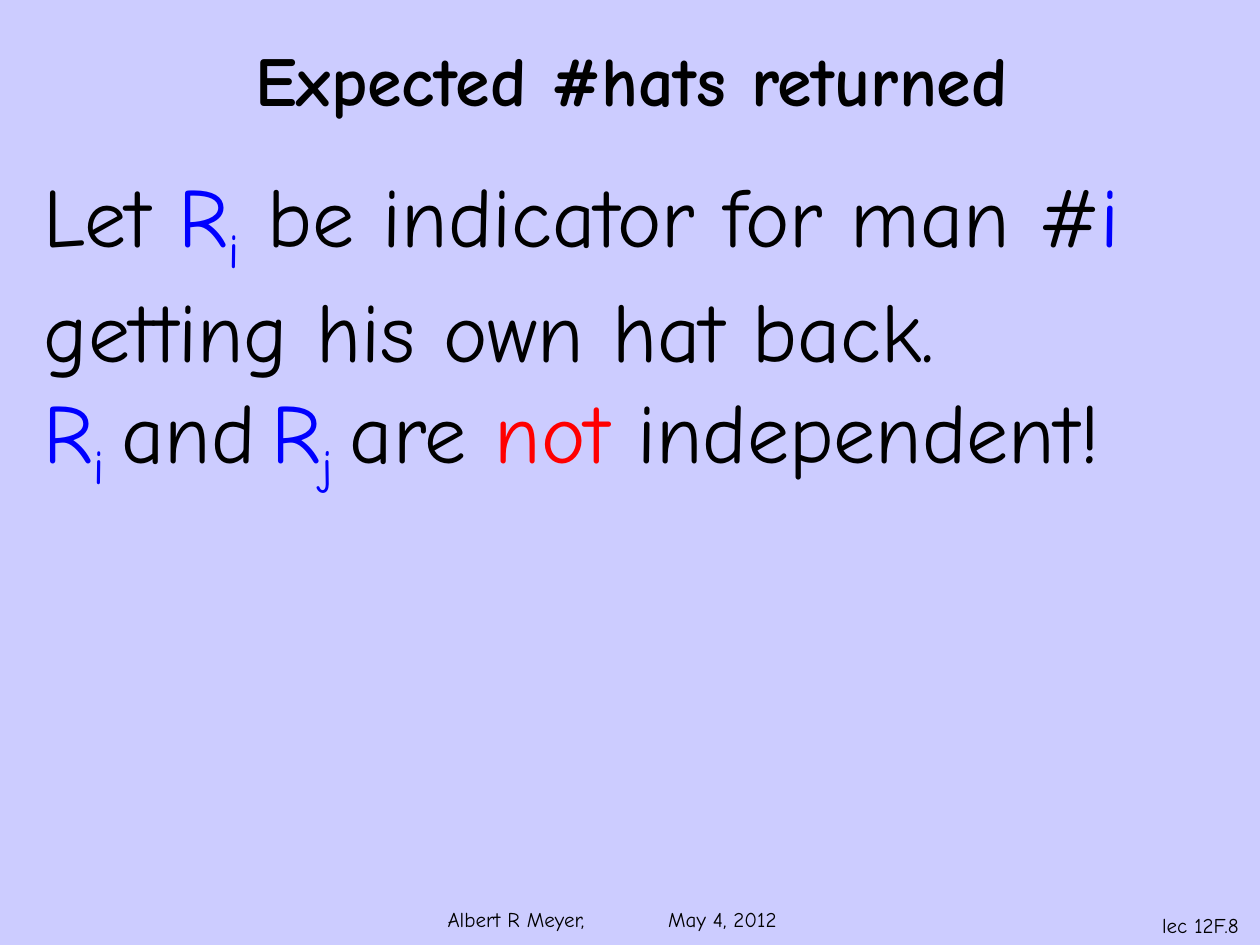
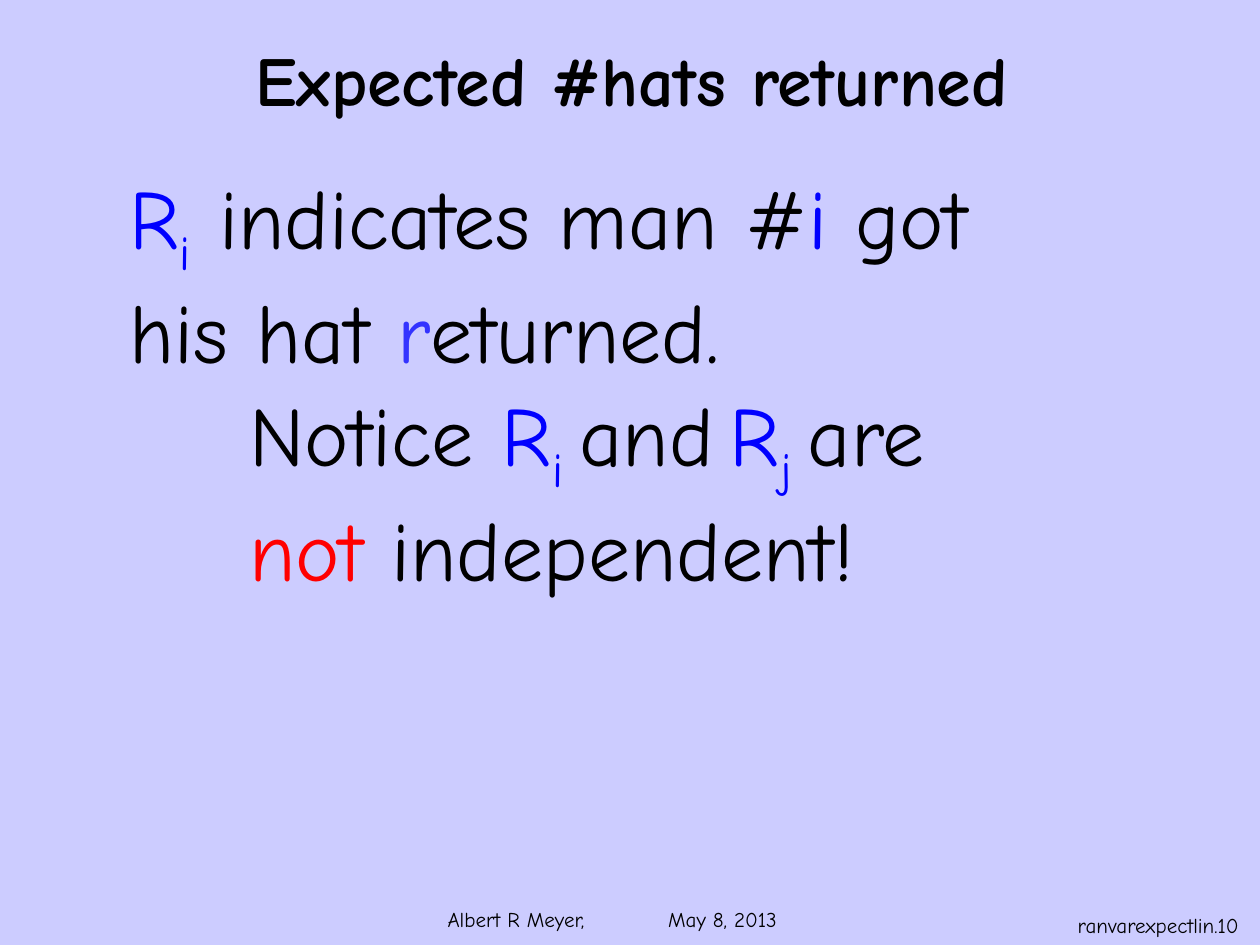
Before and after one commit to armeyer/mcs_web, a slide deck: slide 10 of spring13/slides13/ranvar-expect-linear.pptx (slide 8 before the commit). Drawn at 1260x945 pixels with LibreOffice and Linux fonts; fonts in the diff are those of the drawing; background and template pictures are left out. Boxes give left, top, right and bottom in pixels: in the first picture for what was removed or moved away, otherwise in the second. Text is boxed around its words. In the diff, an @@ line names an element or a change of style, - is before the commit and + after.

Commit message:
ranvar slides

```diff
--- a/spring13/slides13/ranvar-expect-linear.pptx
+++ b/spring13/slides13/ranvar-expect-linear.pptx
@@ text added at (130,191,967,364), 48 pt, text #000000 @@
+Ri indicates man #i got
+his hat returned.
@@ text at (249,408,925,598): text changed @@
-Let Ri be indicator for man #i getting his own hat back.
-Ri and Rj are not independent!
+Notice Ri and Rj are
+not independent!
@@ text at (448,912,777,931): text changed @@
-Albert R Meyer, May 4, 2012
+Albert R Meyer, May 8, 2013
@@ page number at (1078,918,1239,937): text changed @@
-lec 12F.8
+ranvarexpectlin.10
```
Also in this commit, not shown: 14 other slides changed, 6 slides added, 6 other files.
